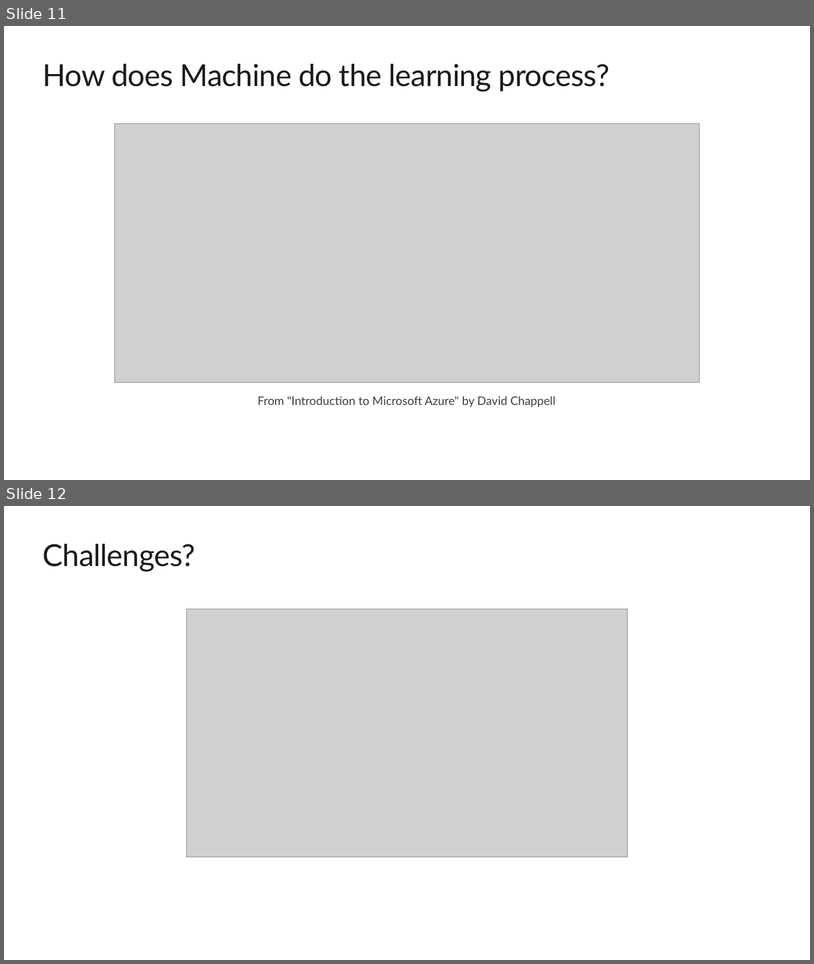
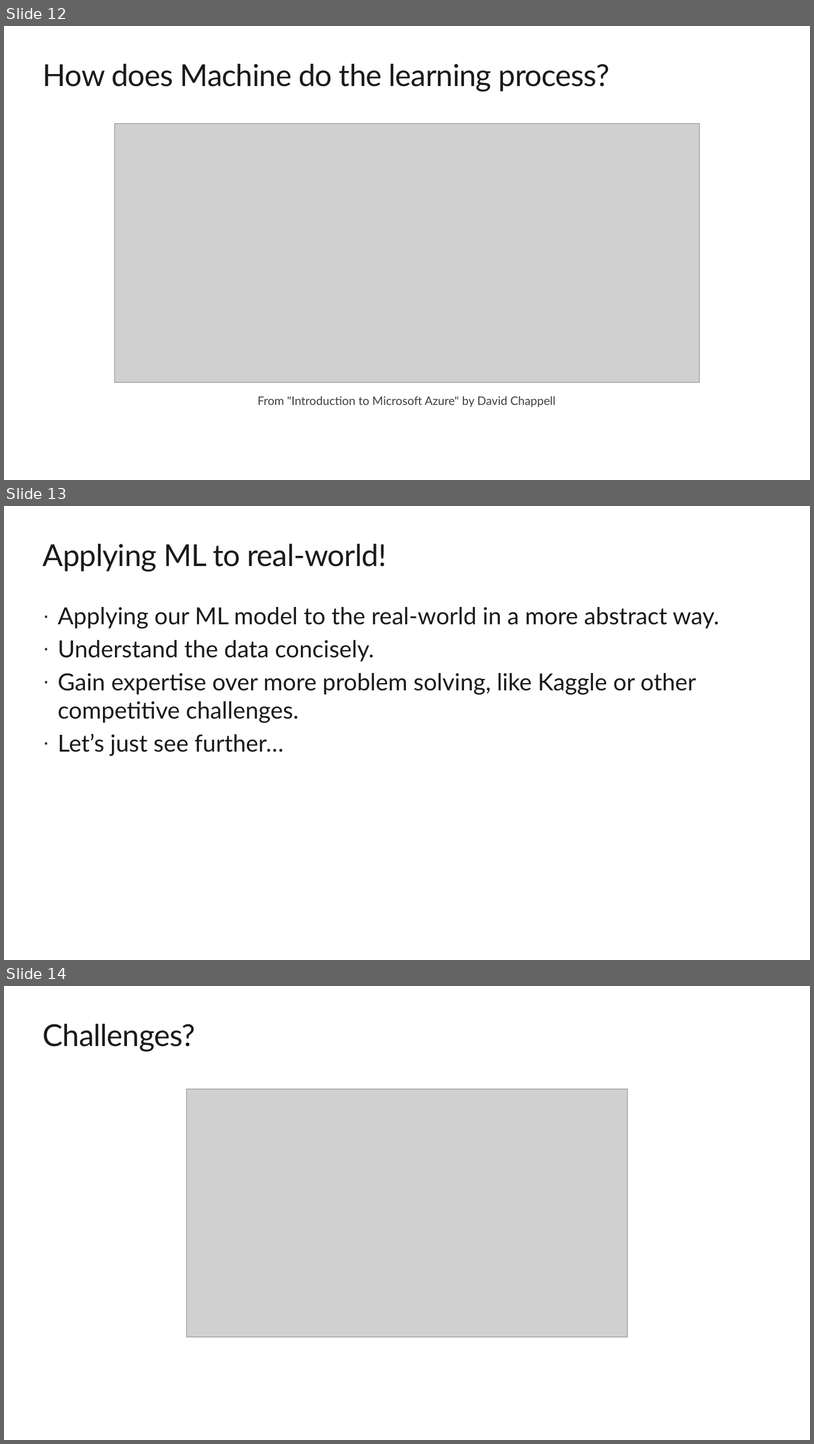
Before and after one commit to himanshubeniwal/Sessions, a slide deck: Final_forDSandML.pptx. Shown one above the other, each under a label of ours: slides 11 and 12 before the commit, slides 12, 13 and 14 after it. The pictures are 814x964 and 814x1444 pixels, drawn with LibreOffice and Linux fonts; fonts in the diff are those of the drawing; grey boxes stand for pictures; background and template pictures are left out. Boxes give left, top, right and bottom in pixels: in the first picture for what was removed or moved away, otherwise in the second. Text is boxed around its words. In the diff, an @@ line names an element or a change of style, - is before the commit and + after.

```diff
--- a/Final_forDSandML.pptx
+++ b/Final_forDSandML.pptx
@@ slide 13 added at <box>4,506,810,960</box>, background #FFFFFF @@
@@ title added at <box>43,544,386,571</box>, 36 pt, text #1A1A1A @@
+Applying ML to real-world!
@@ text added at <box>58,607,720,756</box>, 28 pt, text #1A1A1A @@
+· Applying our ML model to the real-world in a more abstract way.
+· Understand the data concisely.
+· Gain expertise over more problem solving, like Kaggle or other competitive challenges.
+· Let’s just see further…
@@ what was slide 11 is now slide 12 @@
@@ what was slide 12 is now slide 14 @@
```
Also in this commit, not shown: 5 slides changed, 1 other slide added, 3 slides removed, 1 other file.
